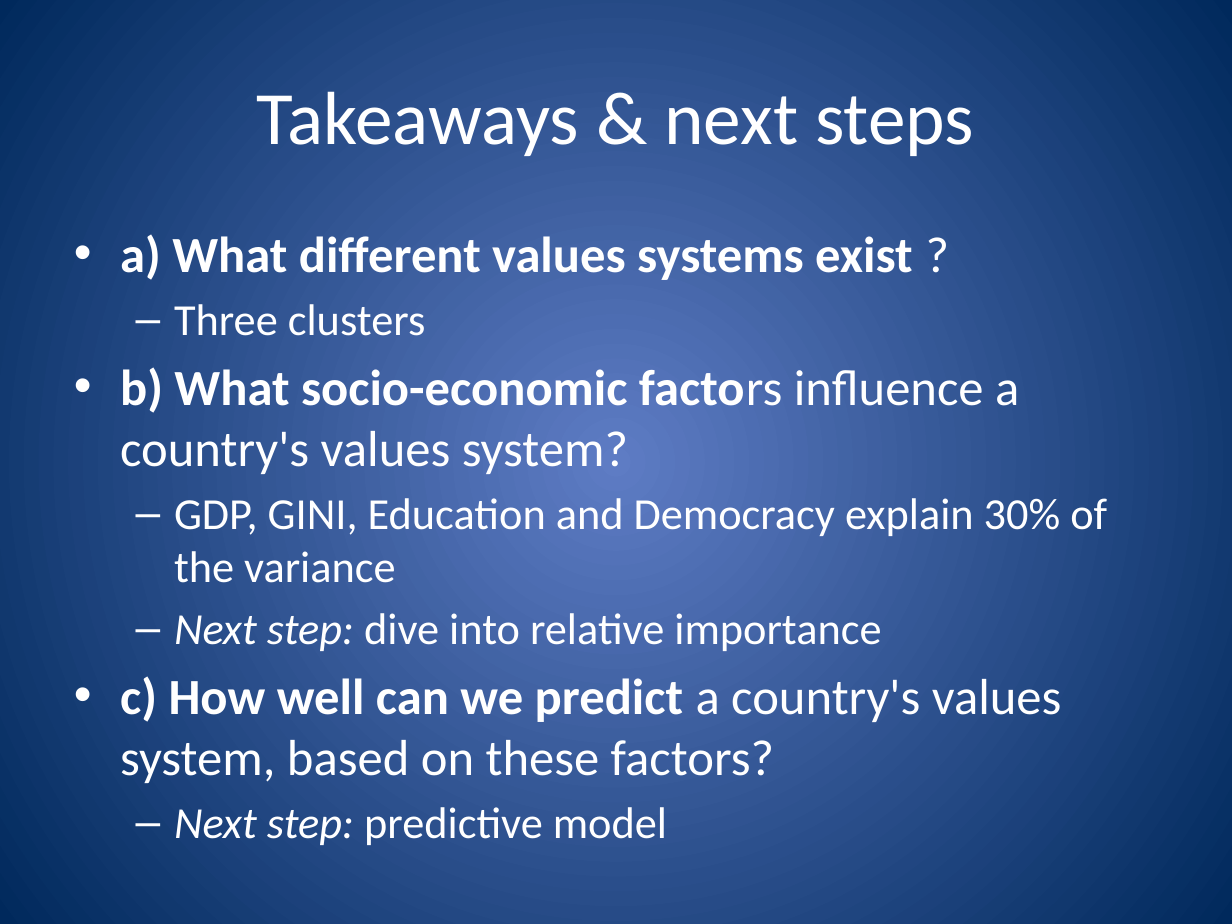
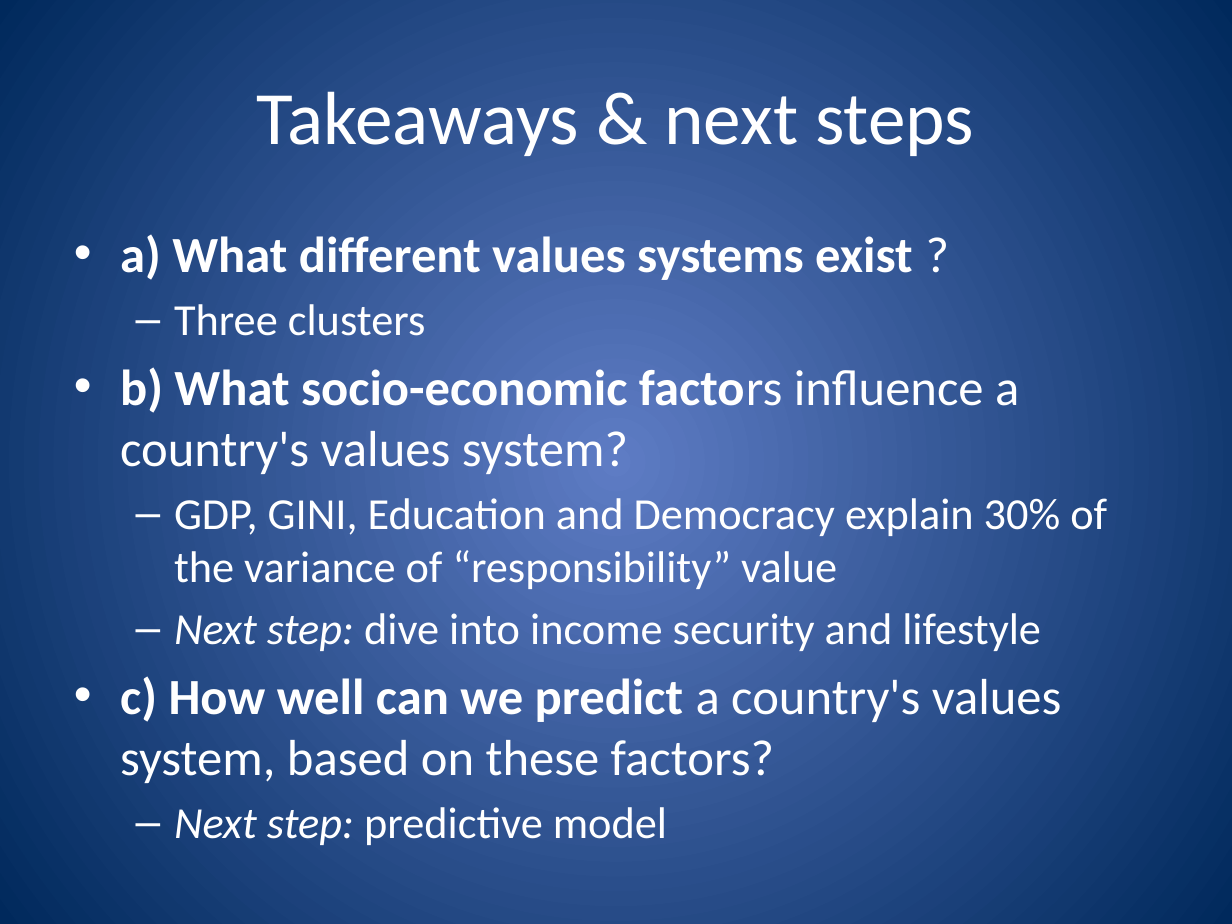
Before and after one commit to viviennehay/DSI-Project-5, a slide deck: slide 8 of presentation/World_Values_Short_v00.1.pptx. Drawn at 1232x924 pixels with LibreOffice and Linux fonts; fonts in the diff are those of the drawing. Boxes give left, top, right and bottom in pixels: in the first picture for what was removed or moved away, otherwise in the second. Text is boxed around its words. In the diff, an @@ line names an element or a change of style, - is before the commit and + after.

```diff
--- a/presentation/World_Values_Short_v00.1.pptx
+++ b/presentation/World_Values_Short_v00.1.pptx
@@ text at [174, 498, 1107, 651]: text changed @@
-  – GDP, GINI, Education and Democracy explain 30% of the variance
-  – Next step: dive into relative importance
+  – GDP, GINI, Education and Democracy explain 30% of the variance of “responsibility” value
+  – Next step: dive into income security and lifestyle
```
Also in this commit, not shown: 1 other slide changed, 26 other files.
